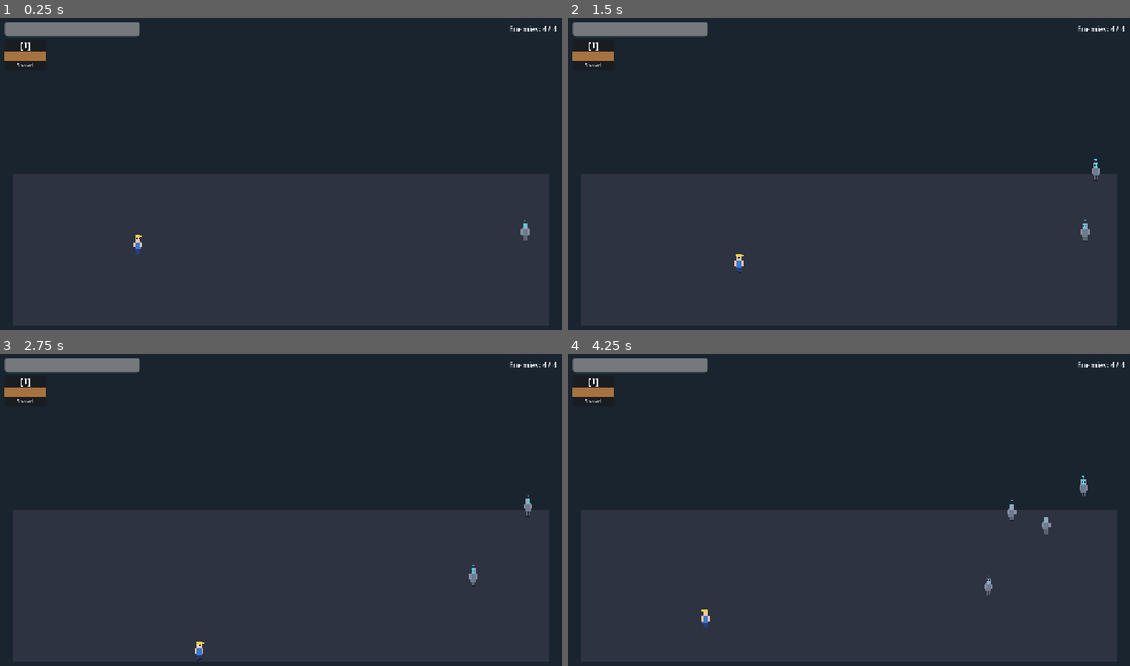
Above: before the commit, frames 1-4 (two rows, left to right).
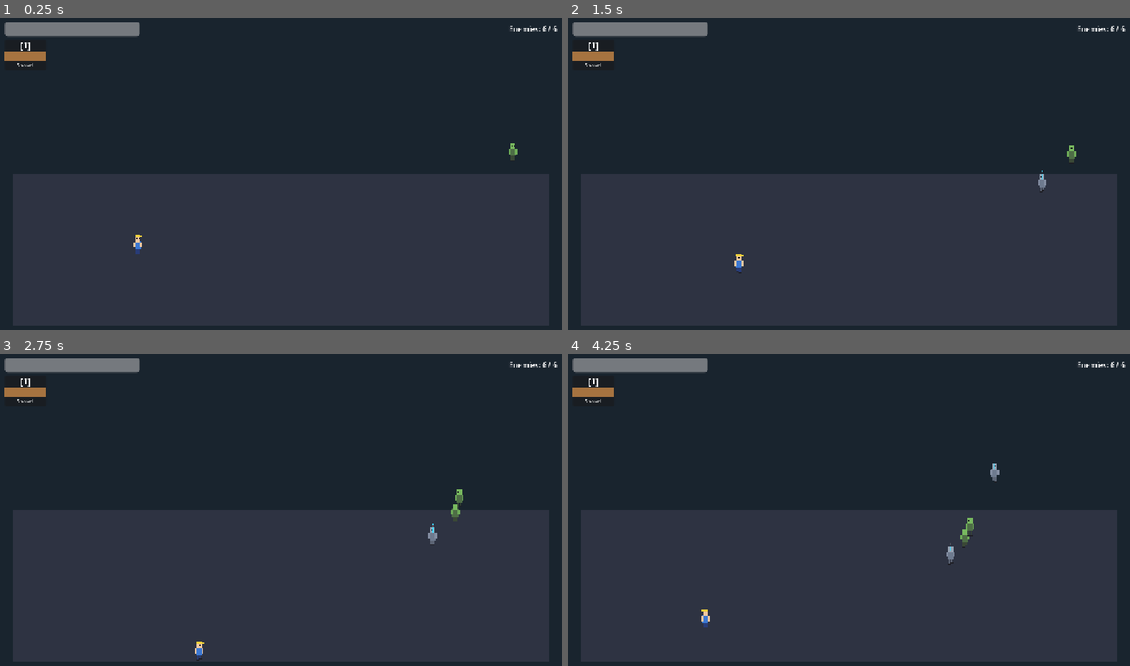
Above: after the commit, the same moments.

Repository: coulof/quarante-cinquante
Game: Godot game, scene res://scenes/world/level_02.tscn
Same seed, same stepped clock (60 frames per second), same inputs: the game is played once before the commit and once after it. This scene is started directly instead of the project's main scene.
Inputs:
- Up to frame 1 (0.25 s): no input
- Up to frame 2 (1.5 s): tap Enter at 0.5 s; hold Right (move_right) 0.53-1.28 s; hold Space (attack) 0.53-1.28 s; tap 1 at 0.8, 1.35 s; hold Down (move_down) from 1.28 s (still down)
- Up to frame 3 (2.75 s): tap 2 at 1.55, 2.1 s; release Down (move_down) at 2.03 s; hold Right (move_right) from 2.03 s (still down); hold Space (attack) from 2.03 s (still down)
- Up to frame 4 (4.25 s): release Right (move_right) at 2.78 s; release Space (attack) at 2.78 s; hold Up (move_up) 2.78-3.53 s; tap Space (attack) at 2.85 s; tap 1 at 3.05, 3.6 s; hold Left (move_left) from 3.53 s (still down); tap 2 at 3.8 s

The runs differ from the first frame. In frame 1, 0.1% of the frame differs, in the area x 90-100%, y 2-72%; in frame 2, 0.3%; in frame 3, 0.3%; in frame 4, 0.5%, in the area x 67-100%, y 2-78%.

Commit message:
Fix weapon switching + ranged laser, mixed waves, per-weapon anims
- Weapon hotkeys now match physical_keycode, so 1/2/3 work on any keyboard
  layout (AZERTY etc.) — switching back to the shovel works again.
- Laser is now a ranged weapon: fires a LaserBolt projectile (Area2D) that
  resolves combat on the first enemy it hits. weapon.gd gains ranged +
  projectile_scene.
- Hero plays a distinct attack animation per weapon (attack / attack_laser /
  attack_sabre); generator draws overhead chop, forward laser, sabre slash.
- Zone supports enemy_scenes[] for mixed waves; level 2 now mixes robots +
  zombies so both laser and shovel matter.
- Hero HP 60 -> 40.

Co-Authored-By: Claude Opus 4.8 <noreply@anthropic.com>

Diff:
--- a/resources/sprite_frames/hero_frames.tres
+++ b/resources/sprite_frames/hero_frames.tres
@@ -38,21 +38,41 @@
 atlas = ExtResource("sheet")
 region = Rect2(256, 0, 32, 48)
 
-[sub_resource type="AtlasTexture" id="hurt_9"]
+[sub_resource type="AtlasTexture" id="attack_laser_9"]
 atlas = ExtResource("sheet")
 region = Rect2(288, 0, 32, 48)
 
-[sub_resource type="AtlasTexture" id="dead_10"]
+[sub_resource type="AtlasTexture" id="attack_laser_10"]
 atlas = ExtResource("sheet")
 region = Rect2(320, 0, 32, 48)
 
-[sub_resource type="AtlasTexture" id="dead_11"]
+[sub_resource type="AtlasTexture" id="attack_sabre_11"]
 atlas = ExtResource("sheet")
 region = Rect2(352, 0, 32, 48)
 
-[sub_resource type="AtlasTexture" id="dead_12"]
+[sub_resource type="AtlasTexture" id="attack_sabre_12"]
 atlas = ExtResource("sheet")
 region = Rect2(384, 0, 32, 48)
+
+[sub_resource type="AtlasTexture" id="attack_sabre_13"]
+atlas = ExtResource("sheet")
+region = Rect2(416, 0, 32, 48)
+
+[sub_resource type="AtlasTexture" id="hurt_14"]
+atlas = ExtResource("sheet")
+region = Rect2(448, 0, 32, 48)
+
+[sub_resource type="AtlasTexture" id="dead_15"]
+atlas = ExtResource("sheet")
+region = Rect2(480, 0, 32, 48)
+
+[sub_resource type="AtlasTexture" id="dead_16"]
+atlas = ExtResource("sheet")
+region = Rect2(512, 0, 32, 48)
+
+[sub_resource type="AtlasTexture" id="dead_17"]
+atlas = ExtResource("sheet")
+region = Rect2(544, 0, 32, 48)
 
 [resource]
 animations = [{
@@ -100,7 +120,32 @@
 }, {
 "frames": [{
 "duration": 1.0,
-"texture": SubResource("hurt_9")
+"texture": SubResource("attack_laser_9")
+}, {
+"duration": 1.0,
+"texture": SubResource("attack_laser_10")
+}],
+"loop": false,
+"name": &"attack_laser",
+"speed": 16.0
+}, {
+"frames": [{
+"duration": 1.0,
+"texture": SubResource("attack_sabre_11")
+}, {
+"duration": 1.0,
+"texture": SubResource("attack_sabre_12")
+}, {
+"duration": 1.0,
+"texture": SubResource("attack_sabre_13")
+}],
+"loop": false,
+"name": &"attack_sabre",
+"speed": 14.0
+}, {
+"frames": [{
+"duration": 1.0,
+"texture": SubResource("hurt_14")
 }],
 "loop": false,
 "name": &"hurt",
@@ -108,13 +153,13 @@
 }, {
 "frames": [{
 "duration": 1.0,
-"texture": SubResource("dead_10")
+"texture": SubResource("dead_15")
 }, {
 "duration": 1.0,
-"texture": SubResource("dead_11")
+"texture": SubResource("dead_16")
 }, {
 "duration": 1.0,
-"texture": SubResource("dead_12")
+"texture": SubResource("dead_17")
 }],
 "loop": false,
 "name": &"dead",
--- a/resources/weapons/laser.tres
+++ b/resources/weapons/laser.tres
@@ -1,6 +1,7 @@
-[gd_resource type="Resource" script_class="Weapon" load_steps=2 format=3]
+[gd_resource type="Resource" script_class="Weapon" load_steps=3 format=3]
 
 [ext_resource type="Script" path="res://scripts/weapon.gd" id="1_weapon"]
+[ext_resource type="PackedScene" path="res://scenes/entities/laser_bolt.tscn" id="2_bolt"]
 
 [resource]
 script = ExtResource("1_weapon")
@@ -9,3 +10,6 @@
 damage_multiplier = 1.0
 hotkey = 50
 placeholder_color = Color(0.2, 0.9, 1.0, 1)
+attack_anim = "attack_laser"
+ranged = true
+projectile_scene = ExtResource("2_bolt")
--- a/resources/weapons/sabre.tres
+++ b/resources/weapons/sabre.tres
@@ -9,3 +9,4 @@
 damage_multiplier = 1.0
 hotkey = 51
 placeholder_color = Color(0.85, 0.85, 0.9, 1)
+attack_anim = "attack_sabre"
--- a/resources/zones/level_02_zone.tres
+++ b/resources/zones/level_02_zone.tres
@@ -1,11 +1,13 @@
-[gd_resource type="Resource" script_class="Zone" load_steps=3 format=3]
+[gd_resource type="Resource" script_class="Zone" load_steps=4 format=3]
 
 [ext_resource type="Script" path="res://scenes/world/zone.gd" id="1_zone"]
 [ext_resource type="PackedScene" path="res://scenes/entities/robot.tscn" id="2_robot"]
+[ext_resource type="PackedScene" path="res://scenes/entities/zombie.tscn" id="3_zombie"]
 
 [resource]
 script = ExtResource("1_zone")
 enemy_scene = ExtResource("2_robot")
-enemy_count = 4
-spawn_interval = 1.4
+enemy_scenes = Array[PackedScene]([ExtResource("2_robot"), ExtResource("3_zombie")])
+enemy_count = 6
+spawn_interval = 1.3
 camera_target_x = 0.0
--- a/scenes/entities/character_base.gd
+++ b/scenes/entities/character_base.gd
@@ -102,11 +102,20 @@
 	state_machine.force_transition("Dead")
 
 
+## Which attack animation to play; hero overrides this to vary it per weapon.
+func get_attack_anim() -> String:
+	return "attack"
+
+
 func _on_state_entered(state_name: String) -> void:
-	var anim := state_name.to_lower()
-	if visual and visual.sprite_frames and visual.sprite_frames.has_animation(anim):
-		visual.play(anim)
-	if anim == "hurt":
+	var state := state_name.to_lower()
+	var anim := get_attack_anim() if state == "attack" else state
+	if visual and visual.sprite_frames:
+		if visual.sprite_frames.has_animation(anim):
+			visual.play(anim)
+		elif visual.sprite_frames.has_animation("attack") and state == "attack":
+			visual.play("attack")  # fallback if a weapon anim is missing
+	if state == "hurt":
 		_flash(Color(1, 0.45, 0.45))
 
 
--- a/scenes/entities/hero.gd
+++ b/scenes/entities/hero.gd
@@ -46,7 +46,8 @@
 		return
 	if event is InputEventKey and event.pressed and not event.echo:
 		for w in available_weapons:
-			if event.keycode == w.hotkey:
+			# Match physical position so 1/2/3 work on any keyboard layout (AZERTY etc.).
+			if event.physical_keycode == w.hotkey:
 				_select(w)
 				return
 	if event.is_action_pressed("attack"):
@@ -68,8 +69,28 @@
 
 func perform_attack() -> float:
 	if current_weapon != null:
-		_swing()
+		if current_weapon.ranged:
+			_fire_projectile()
+		else:
+			_swing()
 	return attack_duration
+
+
+## Hero plays a weapon-specific attack animation (overhead/laser/slash).
+func get_attack_anim() -> String:
+	if current_weapon != null and not current_weapon.attack_anim.is_empty():
+		return current_weapon.attack_anim
+	return "attack"
+
+
+func _fire_projectile() -> void:
+	if current_weapon.projectile_scene == null:
+		return
+	var bolt: Projectile = current_weapon.projectile_scene.instantiate()
+	get_parent().add_child(bolt)
+	var muzzle := global_position + Vector2(facing * 24.0, -attack_height * 0.5)
+	bolt.setup(current_weapon.id, base_damage * current_weapon.damage_multiplier,
+		Vector2(facing, 0.0), muzzle)
 
 
 func _swing() -> void:
--- a/scenes/entities/hero.tscn
+++ b/scenes/entities/hero.tscn
@@ -11,7 +11,7 @@
 collision_layer = 2
 collision_mask = 1
 script = ExtResource("2_hero")
-max_health = 60.0
+max_health = 40.0
 move_speed = 210.0
 base_damage = 34.0
 all_weapons = Array[Weapon]([ExtResource("3_shovel"), ExtResource("4_laser"), ExtResource("5_sabre")])
--- /dev/null
+++ b/scenes/entities/laser_bolt.tscn
@@ -0,0 +1,28 @@
+[gd_scene load_steps=3 format=3]
+
+[ext_resource type="Script" path="res://scenes/entities/projectile.gd" id="1_proj"]
+
+[sub_resource type="RectangleShape2D" id="BoltShape"]
+size = Vector2(16, 5)
+
+[node name="LaserBolt" type="Area2D"]
+collision_layer = 0
+collision_mask = 4
+script = ExtResource("1_proj")
+
+[node name="CollisionShape2D" type="CollisionShape2D" parent="."]
+shape = SubResource("BoltShape")
+
+[node name="Glow" type="ColorRect" parent="."]
+offset_left = -11.0
+offset_top = -4.0
+offset_right = 11.0
+offset_bottom = 4.0
+color = Color(0.4, 0.95, 1, 0.5)
+
+[node name="Core" type="ColorRect" parent="."]
+offset_left = -8.0
+offset_top = -2.0
+offset_right = 8.0
+offset_bottom = 2.0
+color = Color(0.75, 1, 1, 1)
--- /dev/null
+++ b/scenes/entities/projectile.gd
@@ -0,0 +1,36 @@
+extends Area2D
+class_name Projectile
+## A travelling shot (e.g. laser bolt). Resolves combat through the CombatSystem
+## on the first enemy it touches, so a ranged weapon still respects weaknesses.
+
+@export var speed: float = 720.0
+@export var lifetime: float = 1.1
+
+var weapon_id: String = "laser"
+var damage: float = 30.0
+var direction: Vector2 = Vector2.RIGHT
+
+
+func setup(p_weapon_id: String, p_damage: float, p_direction: Vector2, p_position: Vector2) -> void:
+	weapon_id = p_weapon_id
+	damage = p_damage
+	direction = p_direction.normalized()
+	global_position = p_position
+	if direction.x < 0:
+		scale.x = -1.0
+
+
+func _ready() -> void:
+	body_entered.connect(_on_body_entered)
+	get_tree().create_timer(lifetime).timeout.connect(queue_free)
+
+
+func _physics_process(delta: float) -> void:
+	global_position += direction * speed * delta
+
+
+func _on_body_entered(body: Node) -> void:
+	if body is CharacterBase and "weakness" in body and not body.is_dead:
+		var outcome := CombatSystem.resolve_hit(weapon_id, body)
+		body.take_damage(CombatSystem.damage_for(outcome, damage), global_position)
+		queue_free()
--- a/scenes/world/zone.gd
+++ b/scenes/world/zone.gd
@@ -5,6 +5,9 @@
 ## camera scroll target is stubbed now for future side-scrolling support.
 
 @export var enemy_scene: PackedScene
+## Optional: if non-empty, each spawn is picked at random from this list, so a
+## zone can mix enemy types (higher levels). Falls back to enemy_scene otherwise.
+@export var enemy_scenes: Array[PackedScene] = []
 @export var enemy_count: int = 5
 @export var spawn_interval: float = 1.0
 ## null = level complete after this zone is cleared.
--- a/scripts/enemy_spawner.gd
+++ b/scripts/enemy_spawner.gd
@@ -50,8 +50,14 @@
 			_spawn_timer = _current_zone.spawn_interval
 
 
+func _pick_scene() -> PackedScene:
+	if not _current_zone.enemy_scenes.is_empty():
+		return _current_zone.enemy_scenes[_rng.randi_range(0, _current_zone.enemy_scenes.size() - 1)]
+	return _current_zone.enemy_scene
+
+
 func _spawn_one() -> void:
-	var enemy := _current_zone.enemy_scene.instantiate()
+	var enemy := _pick_scene().instantiate()
 	_enemies_root.add_child(enemy)
 	enemy.global_position = _random_spawn_point()
 	_spawned += 1
--- a/scripts/weapon.gd
+++ b/scripts/weapon.gd
@@ -6,8 +6,14 @@
 @export var id: String = ""
 @export var display_name: String = ""
 @export var damage_multiplier: float = 1.0
-## Raw keycode used to select this weapon (KEY_1, KEY_2, ...).
+## Raw keycode used to select this weapon (KEY_1, KEY_2, ...). Matched against
+## the event's physical_keycode so it works regardless of keyboard layout.
 @export var hotkey: Key = KEY_1
 ## Placeholder tint used while there is no real sprite art (Phase 1).
 @export var placeholder_color: Color = Color.WHITE
 @export var sprite: Texture2D
+## Hero AnimatedSprite2D animation to play when attacking with this weapon.
+@export var attack_anim: String = "attack"
+## Ranged weapons fire `projectile_scene` instead of doing a melee sweep.
+@export var ranged: bool = false
+@export var projectile_scene: PackedScene
Not shown, added: .wrangler/cache/cf.json
Binary file changed: assets/sprites/hero.png
Binary file changed: assets/sprites/pirate.png
Binary file changed: assets/sprites/robot.png
Binary file changed: assets/sprites/zombie.png
Not shown: 1 places in resources/sprite_frames/hero_frames.tres that only renumber resources
Not shown, added: scenes/entities/projectile.gd.uid
Not shown, added: .wrangler/state/v3/cache/miniflare-CacheObject/metadata.sqlite
Not shown, added: .wrangler/state/v3/cache/miniflare-CacheObject/metadata.sqlite-shm
Not shown, added: .wrangler/state/v3/cache/miniflare-CacheObject/metadata.sqlite-wal
Not shown, changed: tools/generate_sprites.py
